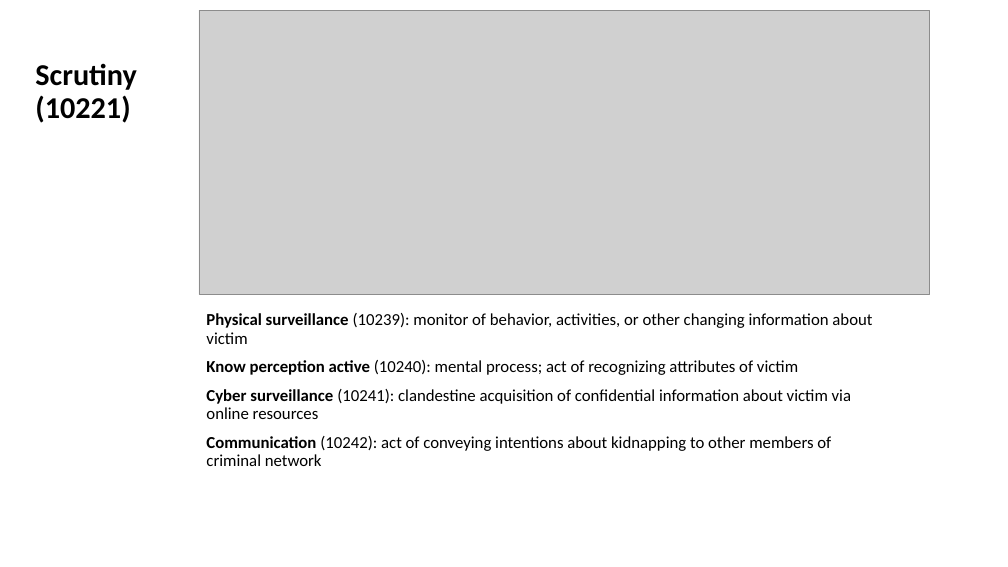
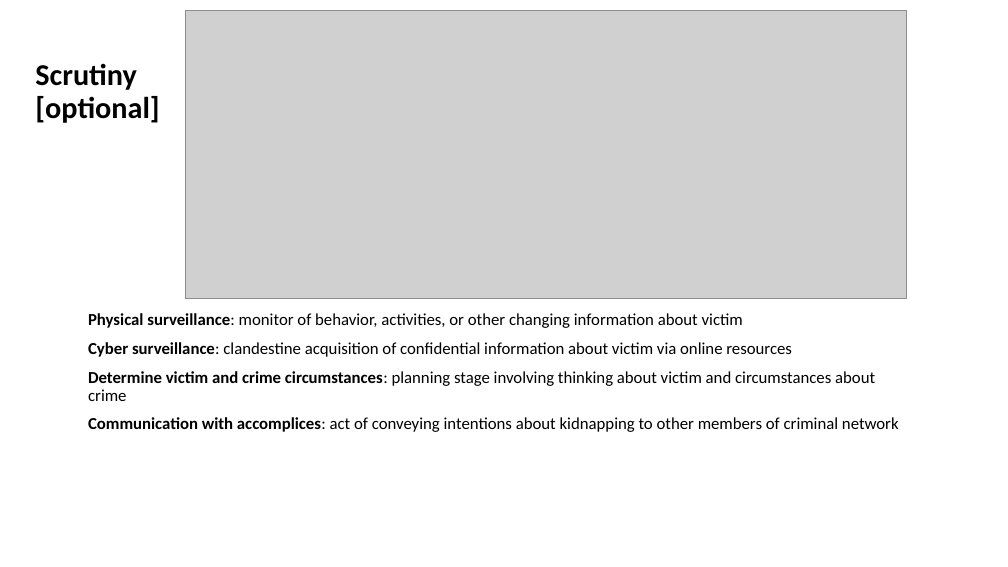
Before and after one commit to RESIN-KAIROS/schemalib, a slide deck: slide 5 of hrf/kidnapping.pptx. Drawn at 1008x567 pixels with LibreOffice and Linux fonts; fonts in the diff are those of the drawing; grey boxes stand for pictures. Boxes give left, top, right and bottom in pixels: in the first picture for what was removed or moved away, otherwise in the second. Text is boxed around its words. In the diff, an @@ line names an element or a change of style, - is before the commit and + after.

```diff
--- a/hrf/kidnapping.pptx
+++ b/hrf/kidnapping.pptx
@@ picture: place and size @@
-picture at box(199, 10, 930, 294)
+picture at box(185, 10, 907, 298)
@@ title at box(35, 63, 159, 123): text changed @@
-Scrutiny (10221)
+Scrutiny
+[optional]
@@ text at box(88, 313, 899, 432): text changed @@
-Physical surveillance (10239): monitor of behavior, activities, or other changing information about victim
-Know perception active (10240): mental process; act of recognizing attributes of victim
-Cyber surveillance (10241): clandestine acquisition of confidential information about victim via online resources
-Communication (10242): act of conveying intentions about kidnapping to other members of criminal network
+Physical surveillance: monitor of behavior, activities, or other changing information about victim
+Cyber surveillance: clandestine acquisition of confidential information about victim via online resources
+Determine victim and crime circumstances: planning stage involving thinking about victim and circumstances about crime
+Communication with accomplices: act of conveying intentions about kidnapping to other members of criminal network
```
Also in this commit, not shown: 7 other slides changed, 1 slide added, 1 slide removed, 2 other files.
